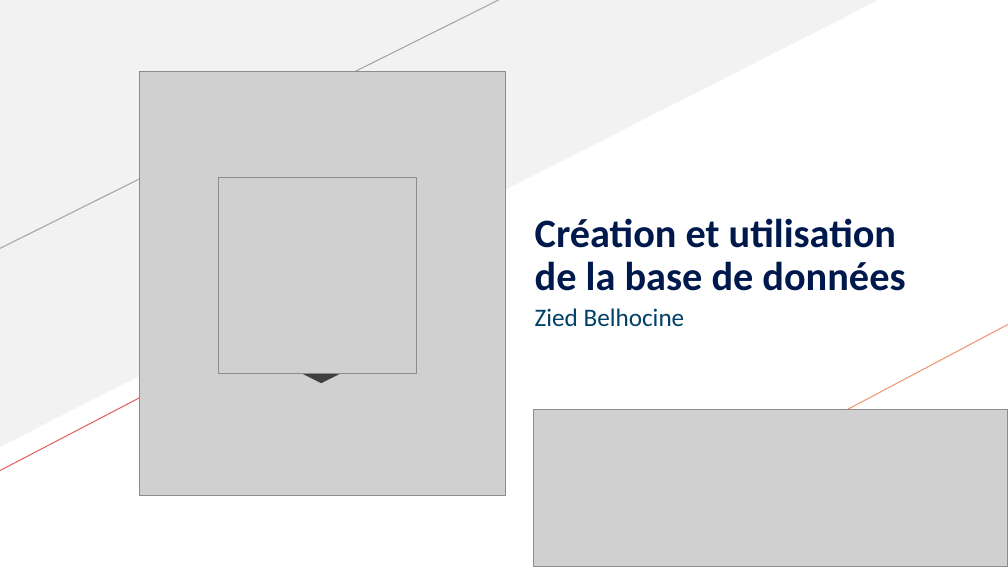
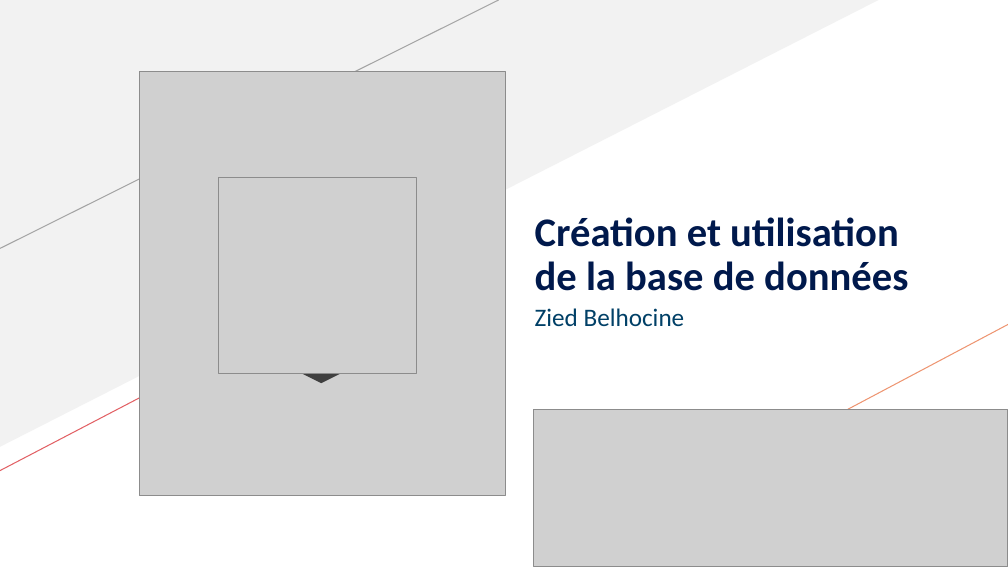
Before and after one commit to ziedbelhocine/Cours-OC, a slide deck: slide 1 of Data_Analyst/Projet_5/Présentation_P5+DA.pptx. Drawn at 1008x567 pixels with LibreOffice and Linux fonts; fonts in the diff are those of the drawing; grey boxes stand for pictures. Boxes give left, top, right and bottom in pixels: in the first picture for what was removed or moved away, otherwise in the second. Text is boxed around its words. In the diff, an @@ line names an element or a change of style, - is before the commit and + after.

```diff
--- a/Data_Analyst/Projet_5/Présentation_P5+DA.pptx
+++ b/Data_Analyst/Projet_5/Présentation_P5+DA.pptx
@@ title "Création et utilisation de la ..." at [535, 217, 908, 291]: size 28.8 to 29 pt @@
```
Also in this commit, not shown: 18 other slides changed, 5 other files.
